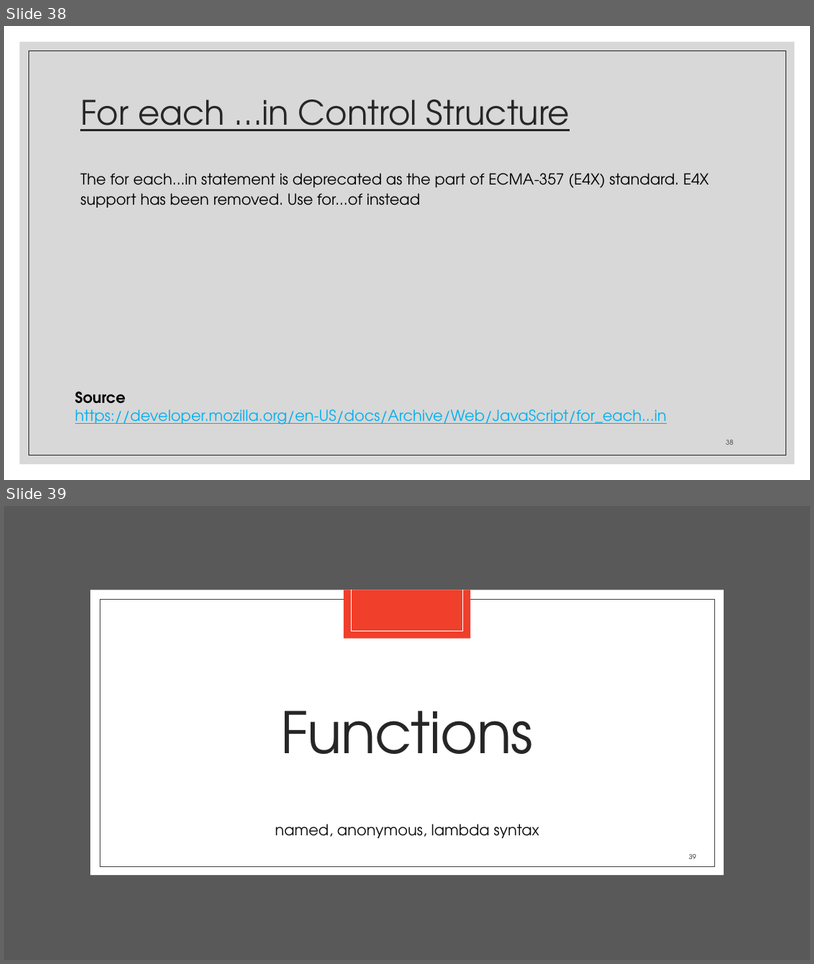
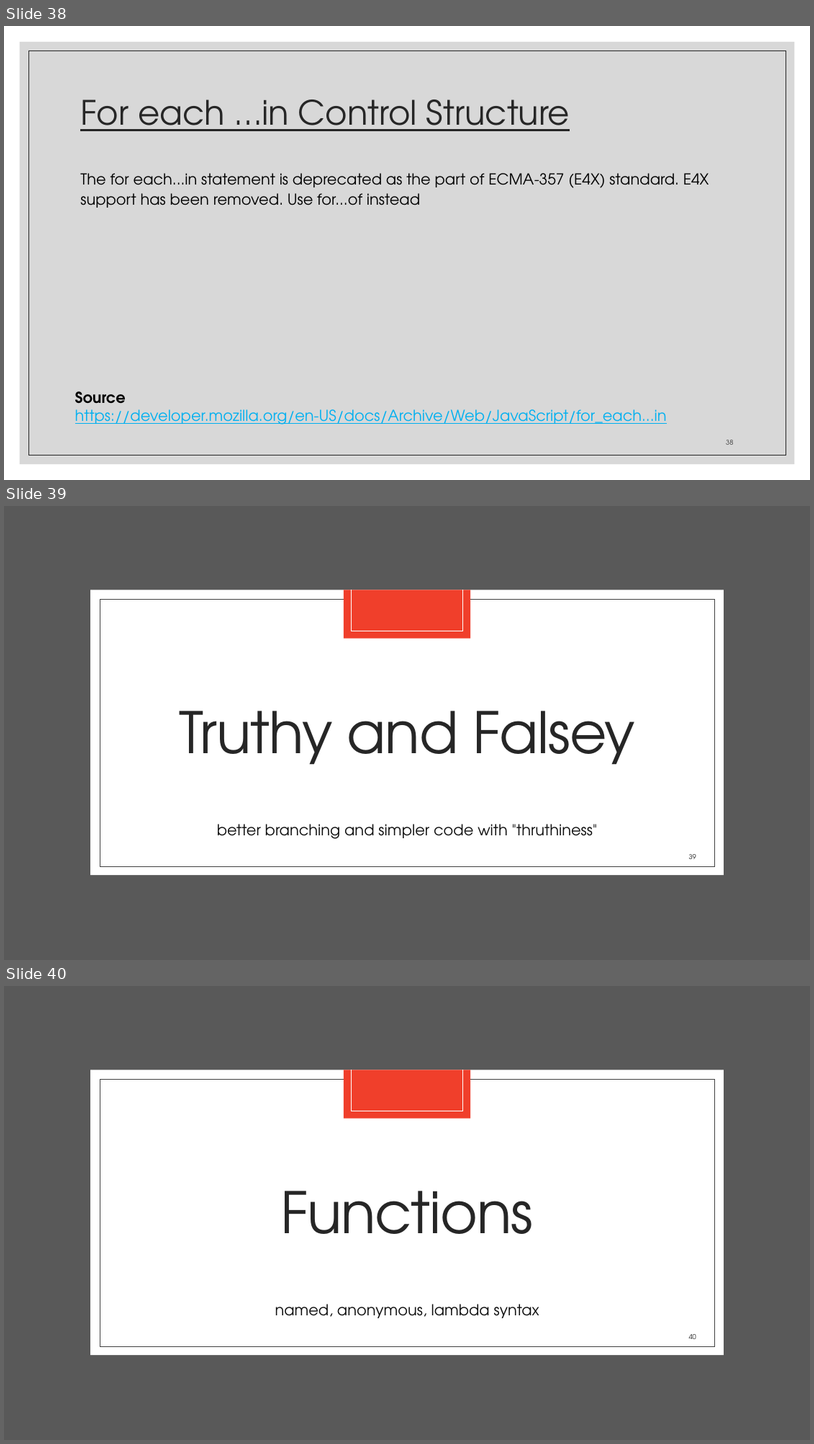
Before and after one commit to zackstotts/base-node-curriculum, a slide deck: unit_00/html_review/04 JavaScript.pptx. Shown one above the other, each under a label of ours: slides 38 and 39 before the commit, slides 38, 39 and 40 after it. The pictures are 814x964 and 814x1444 pixels, drawn with LibreOffice and Linux fonts; fonts in the diff are those of the drawing. Boxes give left, top, right and bottom in pixels: in the first picture for what was removed or moved away, otherwise in the second. Text is boxed around its words. In the diff, an @@ line names an element or a change of style, - is before the commit and + after.

```diff
--- a/unit_00/html_review/04 JavaScript.pptx
+++ b/unit_00/html_review/04 JavaScript.pptx
@@ slide 39 added at (4,506,810,960), background #FFFFFF; not listed: 7 template elements that a slide beside it also shows @@
@@ title added at (179,710,635,764), 68 pt, text #262626 @@
+Truthy and Falsey
@@ text added at (217,824,598,839), 18 pt, text #0D0D0D @@
+better branching and simpler code with "thruthiness"
@@ page number added at (689,854,697,859), 8 pt, text #262626 @@
+39
@@ what was slide 39 is now slide 40 @@
@@ page number at (689,1334,697,1339): text changed @@
-39
+40
```
Also in this commit, not shown: 2 slides changed, 2 other slides added.
